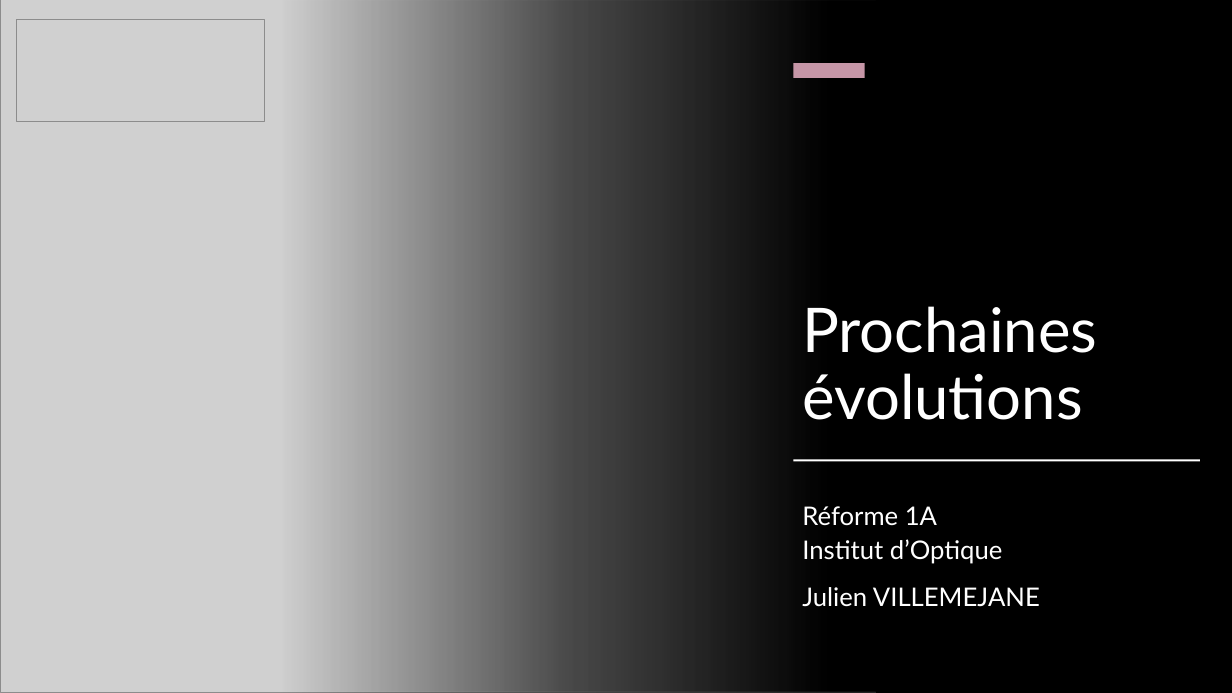
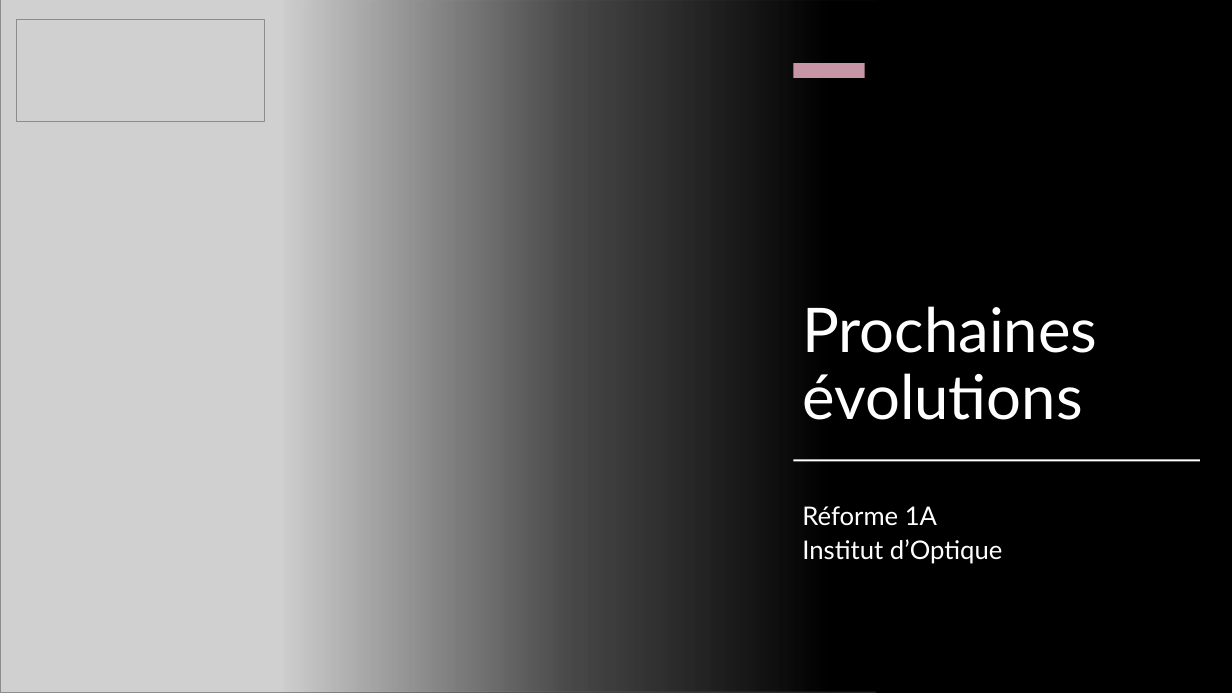
Before and after one commit to jvillemejane/jvillemejane, a slide deck: slide 15 of Presentations/2024_COPERF_Informatique.pptx (slide 18 before the commit). Drawn at 1232x693 pixels with LibreOffice and Linux fonts; fonts in the diff are those of the drawing; grey boxes stand for pictures. Boxes give left, top, right and bottom in pixels: in the first picture for what was removed or moved away, otherwise in the second. Text is boxed around its words. In the diff, an @@ line names an element or a change of style, - is before the commit and + after.

```diff
--- a/Presentations/2024_COPERF_Informatique.pptx
+++ b/Presentations/2024_COPERF_Informatique.pptx
@@ subtitle at (802,587,1040,607): paragraph removed @@
-Julien VILLEMEJANE
```
Also in this commit, not shown: 8 other slides changed, 1 slide added, 4 slides removed, 1 other file.
